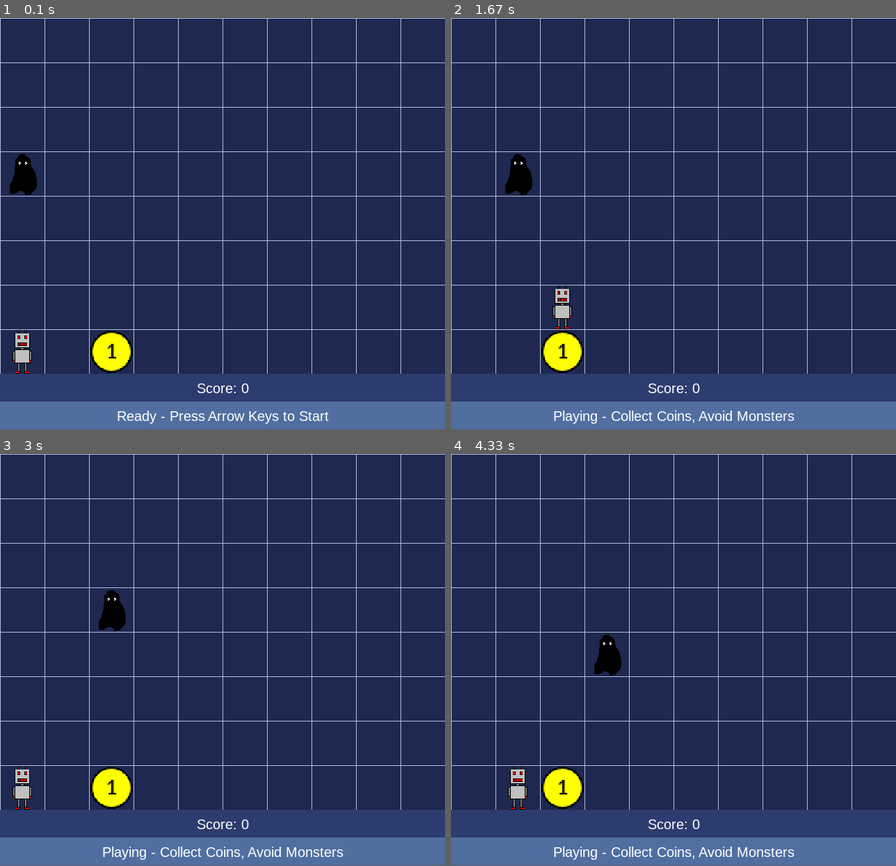
Above: before the commit, frames 1-4 (two rows, left to right).
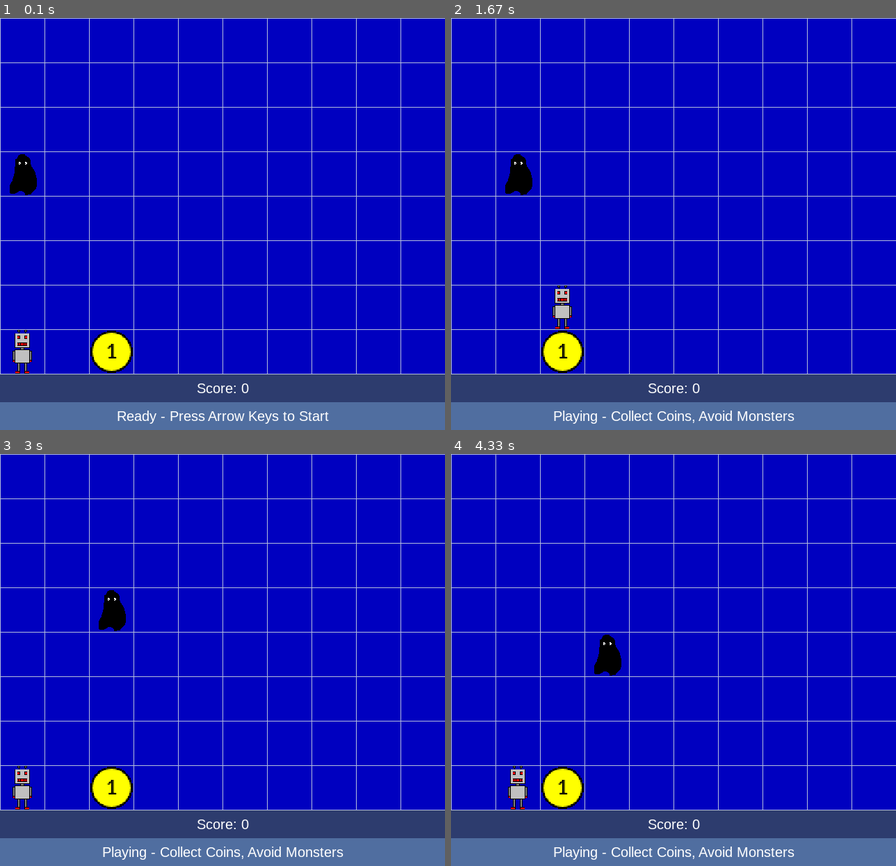
Above: after the commit, the same moments.

Repository: OHiddema/pygame
Game: pygame game, started from src/main.py
The game is run twice, just before and just after one commit, with the same random seed, the same clock (stepped at 60 frames per second) and the same inputs.
Inputs:
- Up to frame 1 (0.1 s): no input
- Up to frame 2 (1.67 s): hold Right 0.33-0.8 s; hold Up 0.83-1.13 s; hold Right 1.17-1.63 s
- Up to frame 3 (3 s): hold Left 1.67-2.2 s; hold Down 2.23-2.53 s; hold Left 2.57-2.97 s
- Up to frame 4 (4.33 s): hold Up 3-3.37 s; hold Right 3.4-4.03 s; hold Down from 4.07 s (still down)
In our replay, the window is 640x592 before the commit and 640x593 after it. These sizes can differ from the game's own. Grey fills any space a smaller window leaves; there, only what the larger window draws over its background counts as a difference.

The runs differ from the first frame. In frame 1, 83% of the frame differs, in the area x 0-100%, y 0-94%; in frame 2, 83%; in frame 3, 83%; in frame 4, 83%.

Commit message:
small visibility improvement

Diff:
--- a/src/main.py
+++ b/src/main.py
@@ -12,7 +12,7 @@
 BOARD_HEIGHT = FIELDS_Y * FIELD_SIZE  # in pixels
 SCOREBOARD_HEIGHT = 40  # in pixels
 STATUSBOARD_HEIGHT = 40
-TOTAL_HEIGHT = BOARD_HEIGHT + SCOREBOARD_HEIGHT + STATUSBOARD_HEIGHT
+TOTAL_HEIGHT = BOARD_HEIGHT + 1 + SCOREBOARD_HEIGHT + STATUSBOARD_HEIGHT
 
 # Game Timing Configuration
 PAUSE_TIME_AFTER_COIN_CATCH = 2.0
@@ -22,7 +22,7 @@
 # colors
 
 # Backgrounds
-COLOR_GRID = (30, 40, 80)           # Midnight Blue
+COLOR_GRID = (0, 0, 192)           # Midnight Blue
 COLOR_SCOREBOARD = (45, 60, 110)    # Medium Blue
 COLOR_STATUSBAR = (80, 110, 160)    # Light Blue-Grey
 
@@ -315,11 +315,11 @@
         self.screen.blit(self.grid_surface, (0, 0))
 
         # Draw scoreboard
-        scoreboard_rect = pygame.Rect(0, BOARD_HEIGHT, BOARD_WIDTH, SCOREBOARD_HEIGHT)
+        scoreboard_rect = pygame.Rect(0, BOARD_HEIGHT + 1, BOARD_WIDTH, SCOREBOARD_HEIGHT)
         pygame.draw.rect(self.screen, COLOR_SCOREBOARD, scoreboard_rect)
 
         # Draw statusbar
-        statusbar_rect = pygame.Rect(0, BOARD_HEIGHT + SCOREBOARD_HEIGHT, BOARD_WIDTH, STATUSBOARD_HEIGHT)
+        statusbar_rect = pygame.Rect(0, BOARD_HEIGHT + 1 + SCOREBOARD_HEIGHT, BOARD_WIDTH, STATUSBOARD_HEIGHT)
         pygame.draw.rect(self.screen, COLOR_STATUSBAR, statusbar_rect)
 
         # -- Pause: flip robot vs coin/ghost on top --
